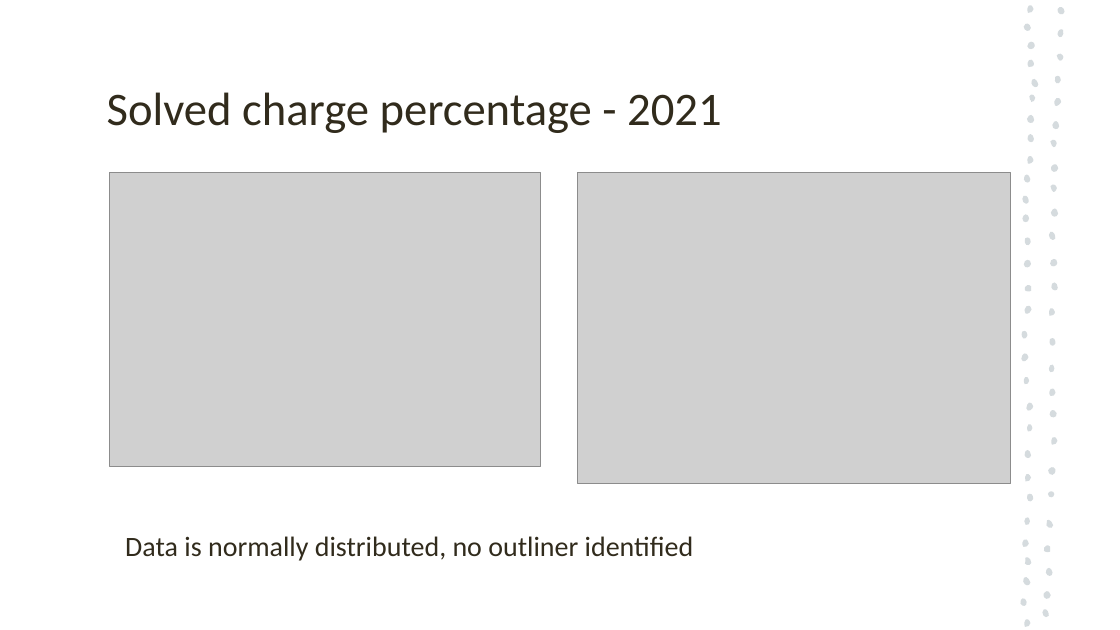
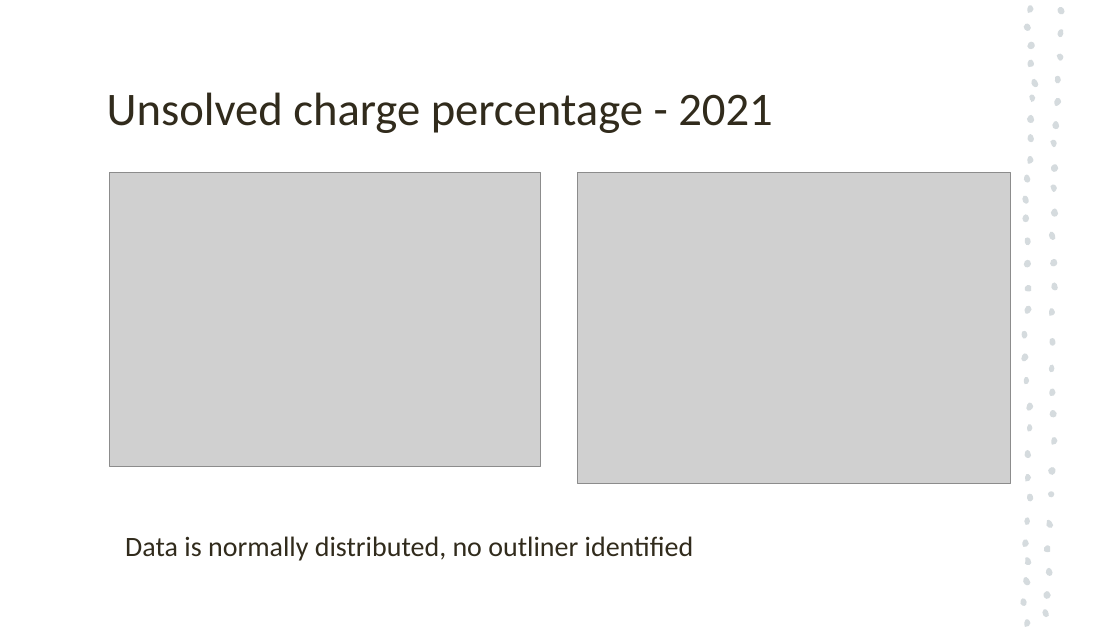
Before and after one commit to antoinetteboyle/Project-1, a slide deck: slide 5 of Crime_Victoria_PowerPoint_Presentation_temporary_Kelvin.pptx. Drawn at 1120x630 pixels with LibreOffice and Linux fonts; fonts in the diff are those of the drawing; grey boxes stand for pictures. Boxes give left, top, right and bottom in pixels: in the first picture for what was removed or moved away, otherwise in the second. Text is boxed around its words. In the diff, an @@ line names an element or a change of style, - is before the commit and + after.

```diff
--- a/Crime_Victoria_PowerPoint_Presentation_temporary_Kelvin.pptx
+++ b/Crime_Victoria_PowerPoint_Presentation_temporary_Kelvin.pptx
@@ text at (x1=107, y1=92, x2=772, y2=133): text changed @@
-Solved charge percentage - 2021
+Unsolved charge percentage - 2021
```
Also in this commit, not shown: 1 other slide changed, 1 slide added, 1 other file.
